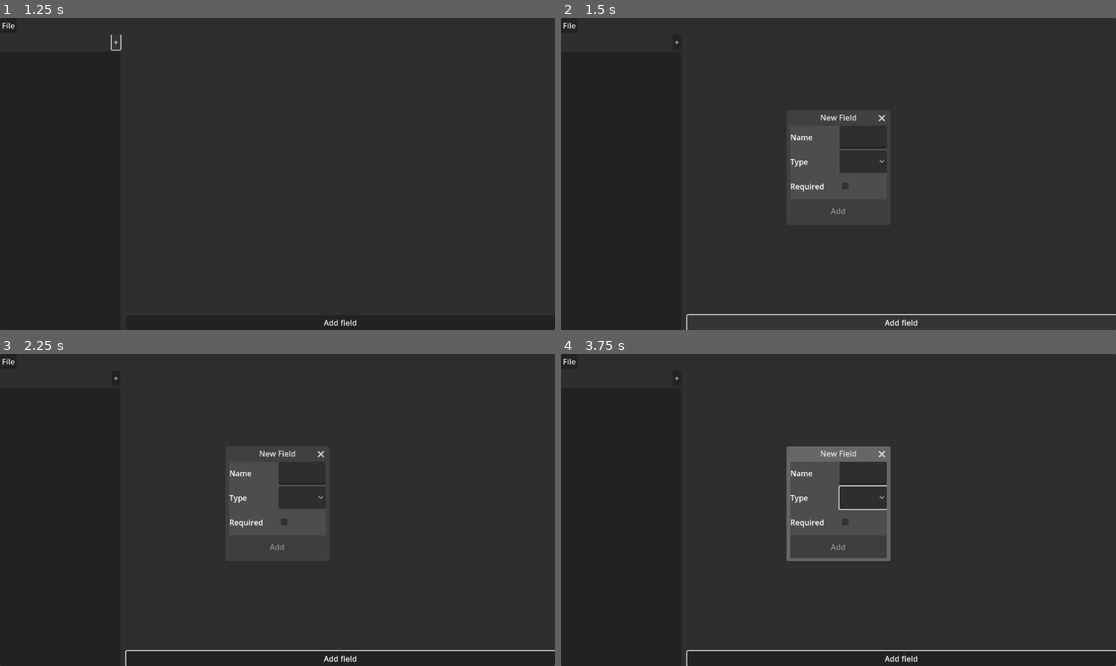
Above: before the commit, frames 1-4 (two rows, left to right).
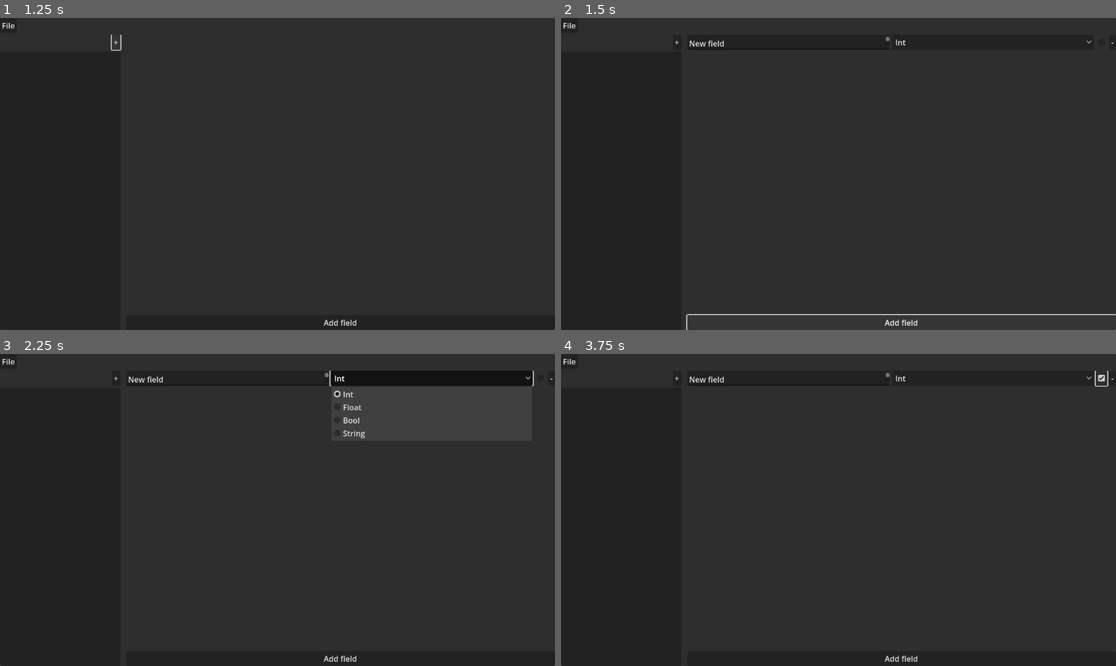
Above: after the commit, the same moments.

Repository: potex02/structforge
Game: Godot game, scene res://main.tscn
Same seed, same stepped clock (60 frames per second), same inputs: the game is played once before the commit and once after it.
Inputs (mouse positions are in pixels of both pictures, inside the frame that each line leads up to):
- Up to frame 1 (1.25 s): click "+" at 0.5 s
- Up to frame 2 (1.5 s): click "Add field" at 1.25 s
- Up to frame 3 (2.25 s): click (432, 378) at 2 s, where only the run after the commit has a clickable "Int"
- Up to frame 4 (3.75 s): click (860, 497) at 2.77 s; click (1099, 378) at 3.52 s

Frame 1 is identical in both runs. In frame 2, 3.2% of the frame differs, in the area x 22-100%, y 6-66%; in frame 3, 5.3%, in the area x 22-100%, y 5-100%; in frame 4, 5.0%.

Commit message:
Removed FieldWindow

Diff:
--- a/nodes/field_window.tscn
+++ /dev/null
@@ -1,74 +0,0 @@
-[gd_scene load_steps=2 format=3 uid="uid://bfvylhj2l1r48"]
-
-[ext_resource type="Script" uid="uid://n7idrplgthb4" path="res://scripts/field_window.gd" id="1_jr8j1"]
-
-[node name="FieldWindow" type="Window"]
-auto_translate_mode = 1
-title = "New Field"
-initial_position = 2
-size = Vector2i(200, 200)
-transient = true
-popup_window = true
-script = ExtResource("1_jr8j1")
-
-[node name="VBoxContainer" type="VBoxContainer" parent="."]
-anchors_preset = 15
-anchor_right = 1.0
-anchor_bottom = 1.0
-grow_horizontal = 2
-grow_vertical = 2
-size_flags_horizontal = 3
-size_flags_vertical = 3
-
-[node name="NameContainer" type="HBoxContainer" parent="VBoxContainer"]
-layout_mode = 2
-size_flags_vertical = 3
-
-[node name="Label" type="Label" parent="VBoxContainer/NameContainer"]
-layout_mode = 2
-size_flags_horizontal = 3
-text = "Name"
-
-[node name="TextEdit" type="TextEdit" parent="VBoxContainer/NameContainer"]
-layout_mode = 2
-size_flags_horizontal = 3
-
-[node name="TypeContainer" type="HBoxContainer" parent="VBoxContainer"]
-layout_mode = 2
-size_flags_vertical = 3
-
-[node name="Label" type="Label" parent="VBoxContainer/TypeContainer"]
-layout_mode = 2
-size_flags_horizontal = 3
-text = "Type"
-
-[node name="OptionButton" type="OptionButton" parent="VBoxContainer/TypeContainer"]
-layout_mode = 2
-size_flags_horizontal = 3
-item_count = 2
-popup/item_0/text = "int"
-popup/item_0/id = 0
-popup/item_1/text = "float"
-popup/item_1/id = 1
-
-[node name="RequiredContainer" type="HBoxContainer" parent="VBoxContainer"]
-layout_mode = 2
-size_flags_vertical = 3
-
-[node name="Label" type="Label" parent="VBoxContainer/RequiredContainer"]
-layout_mode = 2
-size_flags_horizontal = 3
-text = "Required"
-
-[node name="CheckBox" type="CheckBox" parent="VBoxContainer/RequiredContainer"]
-z_index = 1
-layout_mode = 2
-size_flags_horizontal = 3
-
-[node name="AddButton" type="Button" parent="VBoxContainer"]
-layout_mode = 2
-size_flags_vertical = 3
-text = "Add"
-
-[connection signal="close_requested" from="." to="." method="_on_close_requested"]
-[connection signal="pressed" from="VBoxContainer/AddButton" to="." method="_on_add_button_pressed"]
--- a/nodes/model/field_container.tscn
+++ b/nodes/model/field_container.tscn
@@ -10,15 +10,18 @@
 grow_vertical = 2
 script = ExtResource("1_opt7a")
 
-[node name="Name" type="Label" parent="."]
+[node name="Name" type="TextEdit" parent="."]
 layout_mode = 2
 size_flags_horizontal = 3
-size_flags_vertical = 1
 
-[node name="Type" type="Label" parent="."]
+[node name="Type" type="OptionButton" parent="."]
 layout_mode = 2
 size_flags_horizontal = 3
-size_flags_vertical = 1
 
 [node name="Required" type="CheckBox" parent="."]
 layout_mode = 2
+
+[node name="RemoveButton" type="Button" parent="."]
+layout_mode = 2
+size_flags_vertical = 4
+text = "-"
--- a/nodes/model_container.tscn
+++ b/nodes/model_container.tscn
@@ -1,7 +1,6 @@
-[gd_scene load_steps=3 format=3 uid="uid://be031tnck4wex"]
+[gd_scene load_steps=2 format=3 uid="uid://be031tnck4wex"]
 
 [ext_resource type="Script" uid="uid://cpo0u82uep0el" path="res://scripts/containers/model_container.gd" id="1_s60ld"]
-[ext_resource type="PackedScene" uid="uid://bfvylhj2l1r48" path="res://nodes/field_window.tscn" id="2_yd5yx"]
 
 [node name="ModelContainer" type="VBoxContainer"]
 anchors_preset = 15
@@ -19,8 +18,4 @@
 layout_mode = 2
 text = "Add field"
 
-[node name="FieldWindow" parent="." instance=ExtResource("2_yd5yx")]
-visible = false
-
 [connection signal="pressed" from="FieldButton" to="." method="_on_field_button_pressed"]
-[connection signal="close_requested" from="FieldWindow" to="." method="_on_field_window_close_requested"]
--- a/scripts/containers/field_container.gd
+++ b/scripts/containers/field_container.gd
@@ -4,7 +4,13 @@
 
 
 ## Sets the field data in the container.
-func set_content(field: Field) -> void:
+func set_content(remove_callable: Callable, field: Field) -> void:
+
+	var type_option: OptionButton = $Type
+
 	$Name.text = field.name
-	$Type.text = str(field.type)
+	for i in Field.PRIMITIVE_TYPES:
+		type_option.add_item(Field.PRIMITIVE_TYPES[i], i)
+	type_option.select(type_option.get_item_index(field.type))
 	$Required.button_pressed = field.required
+	$RemoveButton.pressed.connect(remove_callable.bind(self))
--- a/scripts/containers/left_container.gd
+++ b/scripts/containers/left_container.gd
@@ -1,3 +1,23 @@
 class_name LeftContainer
 extends VBoxContainer
 ## The left container of the app.
+
+
+## The tree of models and instances.
+@onready var _tree: Tree = $ModelTree
+## The tree root item.
+var _root: TreeItem
+
+
+## Connects the button signal to the action.
+func _ready() -> void:
+	self._root = self._tree.create_item()
+	self._tree.hide_root = true
+	#$ModelButton.pressed.connect(func():
+		#
+		#var model_item: TreeItem = self._tree.create_item(self._root)
+		#
+		#model_item.set_text(0, "New model")
+		#model_item.set_editable(0, true)
+		#model_item.add_button(1, load("res://icon.svg"))
+	#)
--- a/scripts/containers/model_container.gd
+++ b/scripts/containers/model_container.gd
@@ -5,26 +5,13 @@
 
 ## The field container node.
 const FIELD_CONTAINER_NODE: PackedScene = preload("res://nodes/model/field_container.tscn")
-## The container of the fields.
-@onready var _fields_container: VBoxContainer = $FieldsContainer
-## The windows used to create a field.
-@onready var _field_window: FieldWindow = $FieldWindow
-
-
-## Connects the field_created signal.
-func _ready() -> void:
-	self._field_window.field_created.connect(self._add_field)
-
-
-## Adds a field the gui.
-func _add_field(field: Field) -> void:
-
-	var container: FieldContainer = ModelContainer.FIELD_CONTAINER_NODE.instantiate()
-
-	container.set_content(field)
-	self._fields_container.add_child(container)
 
 
 ## Adds a field to the model.
 func _on_field_button_pressed() -> void:
-	$FieldWindow.show()
+
+	var fields_container: VBoxContainer = $FieldsContainer
+	var container: FieldContainer = ModelContainer.FIELD_CONTAINER_NODE.instantiate()
+
+	container.set_content(fields_container.remove_child, Field.new("New field", TYPE_INT, false))
+	fields_container.add_child(container)
--- a/scripts/field_window.gd
+++ /dev/null
@@ -1,43 +0,0 @@
-class_name FieldWindow
-extends Window
-## The class representing the windows used to create a field.
-
-
-## The field name text edit.
-@onready var _field_name: TextEdit = $VBoxContainer/NameContainer/TextEdit
-## The field type option.
-@onready var _field_type: OptionButton = $VBoxContainer/TypeContainer/OptionButton
-## The requried check box.
-@onready var _field_required: CheckBox = $VBoxContainer/RequiredContainer/CheckBox
-## The add button.
-@onready var _add_button: Button = $VBoxContainer/AddButton
-## The signal emitted when a field is created.
-signal field_created(field: Field)
-
-
-## Connect the fields signals to the button
-func _ready() -> void:
-	self._field_name.text_changed.connect(self._enable_button)
-	self._field_type.item_selected.connect(self._enable_button)
-	self._enable_button()
-
-
-## Connects the add button to its action.
-func _on_add_button_pressed() -> void:
-	self.field_created.emit(Field.new(self._field_name.text, self._field_type.selected,
-			self._field_required.button_pressed))
-	self.close_requested.emit()
-
-
-## Sets the button enable state.
-func _enable_button(index: int = self._field_type.selected) -> void:
-	self._add_button.disabled = self._field_name.text.is_empty() or index == -1
-
-
-## Handles the window close request.
-func _on_close_requested() -> void:
-	self._field_name.clear()
-	self._field_type.select(-1)
-	self._field_required.button_pressed = false
-	self._enable_button()
-	self.hide()
--- a/scripts/main.gd
+++ b/scripts/main.gd
@@ -8,13 +8,9 @@
 @onready var _left_container: LeftContainer = $MainContainer/ScrollContainer/HSplitContainer/LeftContainer
 ## The app right container.
 @onready var _right_container: RightContainer = $MainContainer/ScrollContainer/HSplitContainer/RightContainer
-## The tree of models and isntances.
-@onready var _tree: Tree = $MainContainer/ScrollContainer/HSplitContainer/LeftContainer/ModelTree
 
 ## Initializes the app.
 func _ready() -> void:
 	self.get_window().min_size = Vector2i(400, 400)
 	self._main_menu_bar.connect_actions()
 	self._left_container.get_node(^"ModelButton").pressed.connect(self._right_container.change_section.bind(RightContainer.Section.MODEL))
-	var root: TreeItem = self._tree.create_item()
-	self._tree.hide_root = true
--- a/scripts/menu_bar.gd
+++ b/scripts/menu_bar.gd
@@ -3,15 +3,14 @@
 ## The menu bar ot the app.
 
 
-## The file pop menu.
-@onready var _file: PopupMenu = $File
-
-
 ## Connects the menubar items to the actions.
 func connect_actions() -> void:
+
+	var file: PopupMenu = $File
 	var event: InputEventKey = InputEventKey.new()
+	var open_action: Shortcut = Shortcut.new()
+
 	event.key_label = KEY_O
 	event.command_or_control_autoremap = true
-	var open_action: Shortcut = Shortcut.new()
-	self._file.set_item_shortcut(0, open_action)
-	self._file.index_pressed.connect(func(index: int): print(index))
+	file.set_item_shortcut(0, open_action)
+	file.index_pressed.connect(func(index: int): print(index))
--- a/scripts/model/field.gd
+++ b/scripts/model/field.gd
@@ -3,6 +3,13 @@
 ## A class respresenting a model field.
 
 
+## The dicitonary of the primitive types names.
+const PRIMITIVE_TYPES: Dictionary[int, String] = {
+	TYPE_INT: "Int",
+	TYPE_FLOAT: "Float",
+	TYPE_BOOL: "Bool",
+	TYPE_STRING: "String",
+}
 ## The field name.
 var name: String
 ## The field type.
Not shown, removed: scripts/field_window.gd.uid
